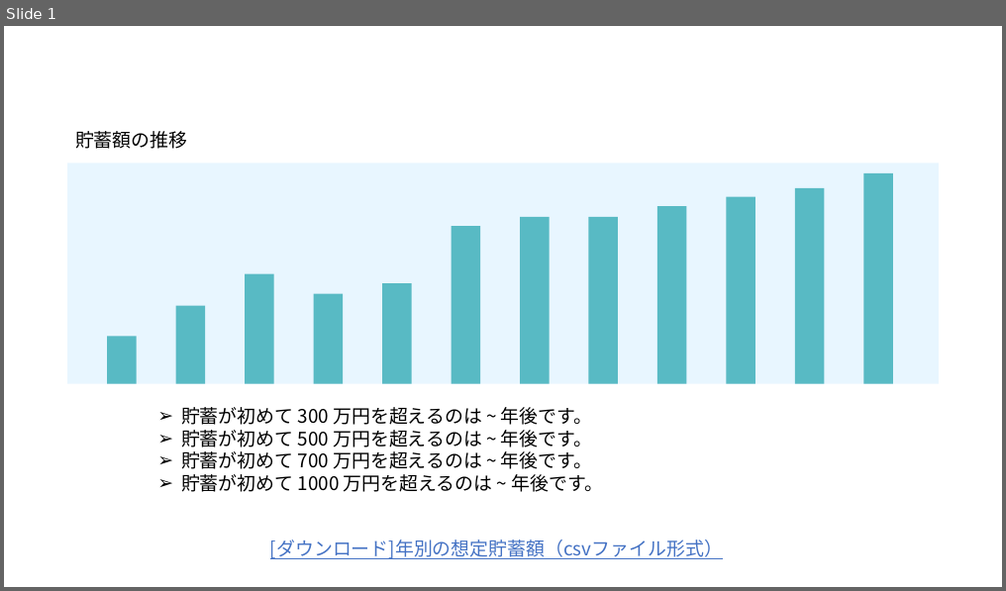
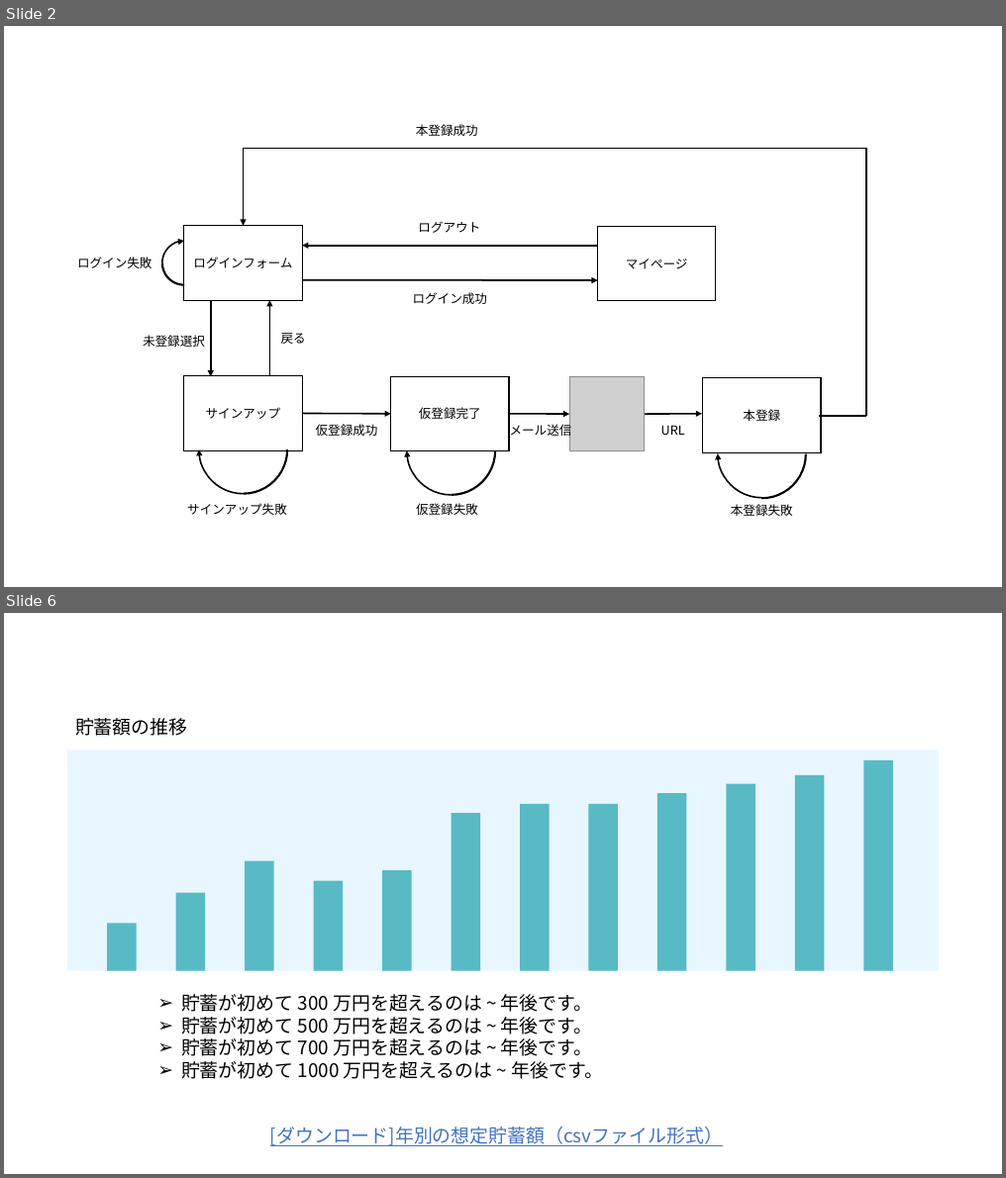
Before and after one commit to kinutaISE/FutureDesign, a slide deck: design/画面デザイン構想.pptx. Shown one above the other, each under a label of ours: slide 1 before the commit, slides 2 and 6 after it; the slides between them are not shown. The pictures are 1006x591 and 1006x1178 pixels, drawn with LibreOffice and Linux fonts; fonts in the diff are those of the drawing; grey boxes stand for pictures; background and template pictures are left out. Boxes give left, top, right and bottom in pixels: in the first picture for what was removed or moved away, otherwise in the second. Text is boxed around its words. In the diff, an @@ line names an element or a change of style, - is before the commit and + after.

```diff
--- a/design/画面デザイン構想.pptx
+++ b/design/画面デザイン構想.pptx
@@ slide 2 added at box(4, 26, 1002, 587), background #FFFFFF @@
@@ group added at box(77, 124, 866, 516): 12 texts, 8 arrows, 8 arc (boxed as its full ellipse)s, 5 rectangles, 3 lines, 1 picture @@
+ログインフォーム
+サインアップ
+仮登録完了
+本登録
+マイページ
+ログイン成功
+ログアウト
+本登録成功
+戻る
+未登録選択
+サインアップ失敗
+仮登録成功
+URL
+本登録失敗
+ログイン失敗
+仮登録失敗
+メール送信
@@ what was slide 1 is now slide 6 @@
```
Also in this commit, not shown: 4 other slides added, 6 other files.
